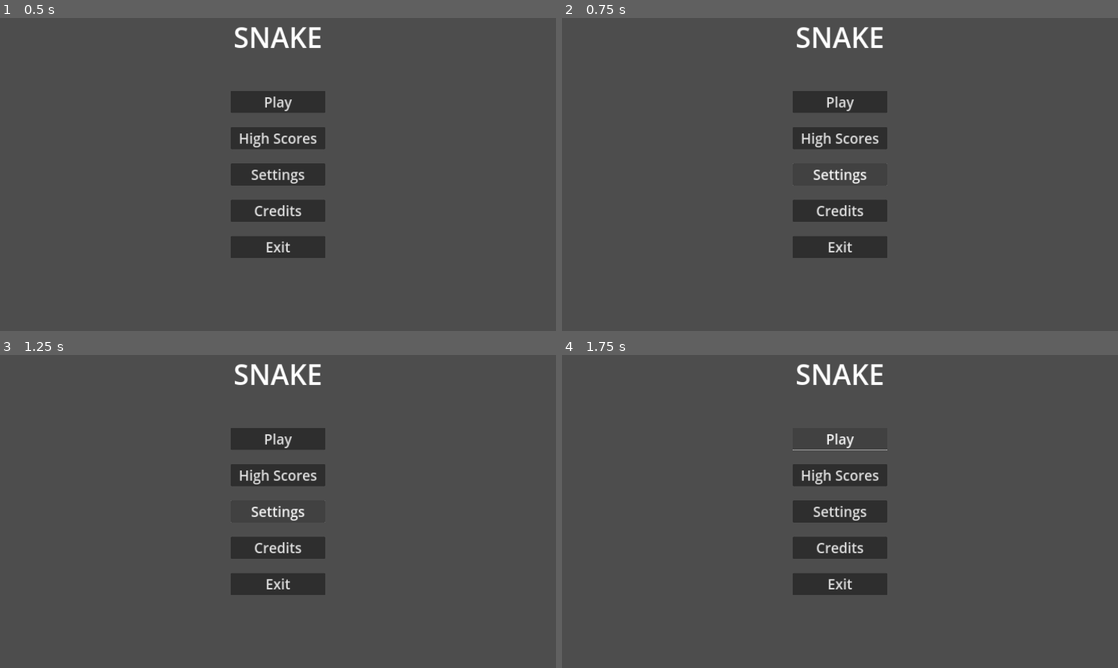
Above: before the commit, frames 1-4 (two rows, left to right).
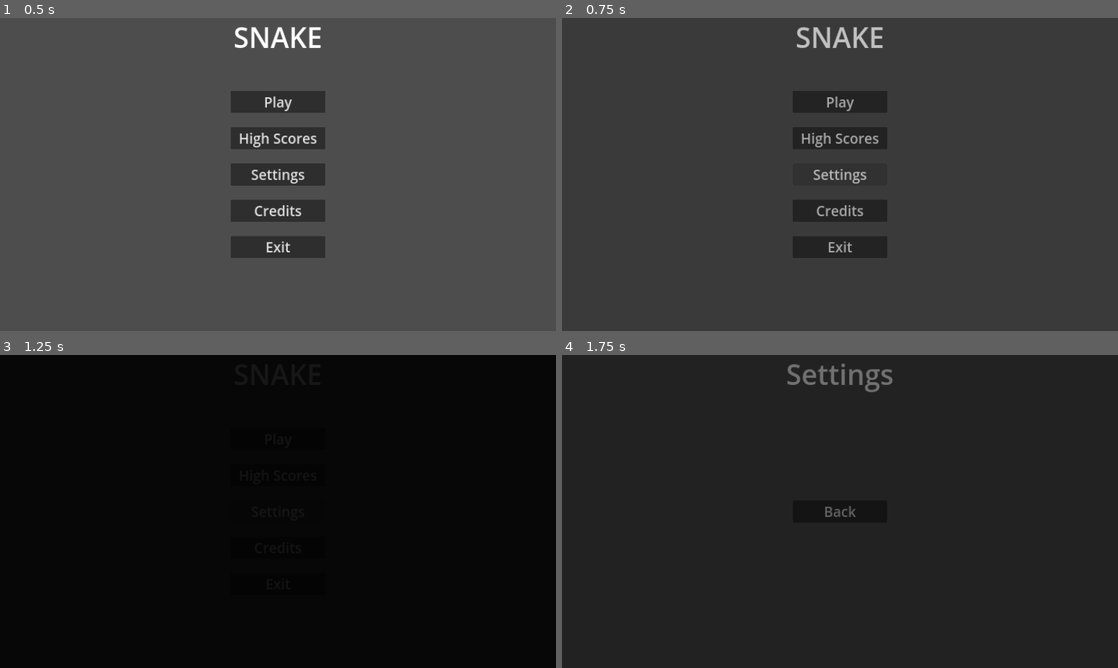
Above: after the commit, the same moments.

Repository: Sparrowworks/Snake
Game: Godot game, scene res://src/MainMenu/MainMenu.tscn
Two runs of this game, one before a commit and one after it. Both use one fixed random seed, a clock stepped at 60 frames per second and the inputs below. Before the commit the project has no main scene; this scene is started directly in both runs.
Inputs:
- Up to frame 1 (0.5 s): no input
- Up to frame 2 (0.75 s): click "Settings" at 0.5 s
- Up to frame 3 (1.25 s): no input
- Up to frame 4 (1.75 s): click "Play" at 1.25 s

Frame 1 is identical in both runs. In frame 2, 1.2% of the frame differs, in the area x 41-59%, y 2-75%; in frame 3, 100%, in the area x 0-100%, y 0-100%; in frame 4, 97%.

Commit message:
Loading transition complete; started work on other menus

Diff:
--- a/project.godot
+++ b/project.godot
@@ -11,6 +11,7 @@
 [application]
 
 config/name="Snake"
+run/main_scene="res://src/MainMenu/MainMenu.tscn"
 config/features=PackedStringArray("4.3", "GL Compatibility")
 config/icon="res://icon.svg"
 
--- a/src/FadeTransition/fade_transition.gd
+++ b/src/FadeTransition/fade_transition.gd
@@ -5,6 +5,10 @@
 @onready var fade_rect: ColorRect = %FadeRect
 
 var fade_tween: Tween
+
+func _ready() -> void:
+	fade_in()
+	Composer.finished_loading.connect(on_finished_loading)
 
 func fade_in() -> void:
 	fade_rect.color = Color(0,0,0,0)
@@ -28,6 +32,5 @@
 			Composer.clear_load_screen()
 	)
 
-# Called every frame. 'delta' is the elapsed time since the previous frame.
-func _process(delta: float) -> void:
-	pass
+func on_finished_loading(scene: Node) -> void:
+	fade_out()
--- a/src/MainMenu/main_menu.gd
+++ b/src/MainMenu/main_menu.gd
@@ -10,7 +10,7 @@
 
 
 func _on_settings_button_pressed() -> void:
-	pass # Replace with function body.
+	go_to("res://src/Settings/Settings.tscn")
 
 
 func _on_credits_button_pressed() -> void:
@@ -19,3 +19,8 @@
 
 func _on_exit_button_pressed() -> void:
 	get_tree().quit()
+
+func go_to(scene: String) -> void:
+	var transition: Node = Composer.setup_load_screen(Global.loading_transition)
+	await transition.finished_fade_in
+	Composer.load_scene(scene)
--- /dev/null
+++ b/src/Settings/Settings.tscn
@@ -0,0 +1,45 @@
+[gd_scene load_steps=2 format=3 uid="uid://ifm4ef6lvrhi"]
+
+[ext_resource type="Script" path="res://src/Settings/settings.gd" id="1_jqvh0"]
+
+[node name="Settings" type="Control"]
+layout_mode = 3
+anchors_preset = 15
+anchor_right = 1.0
+anchor_bottom = 1.0
+grow_horizontal = 2
+grow_vertical = 2
+script = ExtResource("1_jqvh0")
+
+[node name="Title" type="Label" parent="."]
+layout_mode = 1
+anchors_preset = 10
+anchor_right = 1.0
+offset_bottom = 23.0
+grow_horizontal = 2
+theme_override_font_sizes/font_size = 192
+text = "Settings"
+horizontal_alignment = 1
+
+[node name="ButtonBox" type="VBoxContainer" parent="."]
+layout_mode = 1
+anchors_preset = 8
+anchor_left = 0.5
+anchor_top = 0.5
+anchor_right = 0.5
+anchor_bottom = 0.5
+offset_left = -20.0
+offset_top = -20.0
+offset_right = 20.0
+offset_bottom = 20.0
+grow_horizontal = 2
+grow_vertical = 2
+theme_override_constants/separation = 100
+
+[node name="BackButton" type="Button" parent="ButtonBox"]
+custom_minimum_size = Vector2(650, 150)
+layout_mode = 2
+theme_override_font_sizes/font_size = 96
+text = "Back"
+
+[connection signal="pressed" from="ButtonBox/BackButton" to="." method="_on_back_button_pressed"]
--- /dev/null
+++ b/src/Settings/settings.gd
@@ -0,0 +1,7 @@
+extends Control
+
+
+func _on_back_button_pressed() -> void:
+	var transition: Node = Composer.setup_load_screen(Global.loading_transition)
+	await transition.finished_fade_in
+	Composer.load_scene("res://src/MainMenu/MainMenu.tscn")
